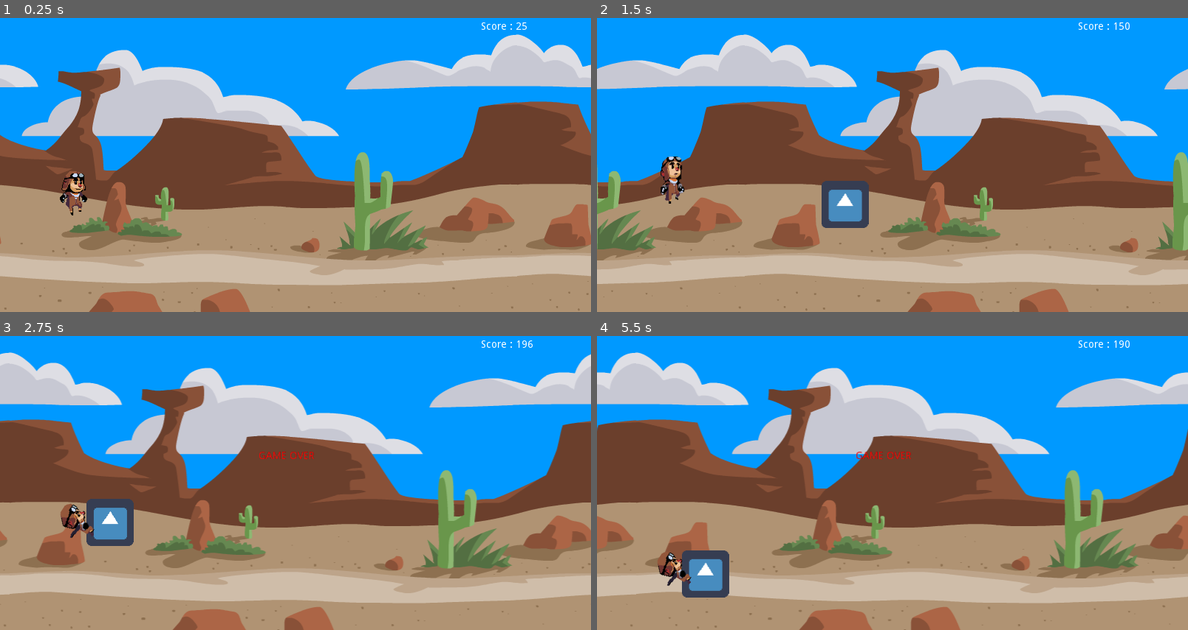
Above: before the commit, frames 1-4 (two rows, left to right).
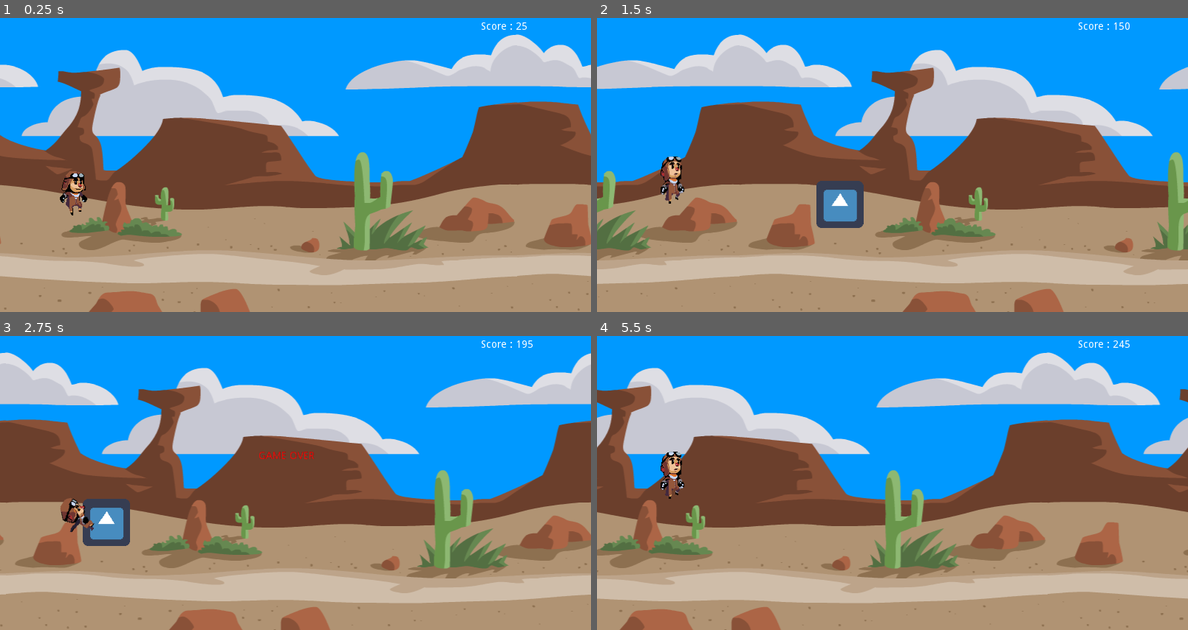
Above: after the commit, the same moments.

Repository: achmaddzaki/dinodron
Game: Godot game, scene res://Dinodron.tscn
Same seed, same stepped clock (60 frames per second), same inputs: the game is played once before the commit and once after it. The engine's default icon, where the game draws it, is replaced by a stand-in: a white triangle on a blue panel in a dark square.
Inputs:
- Up to frame 1 (0.25 s): no input
- Up to frame 2 (1.5 s): hold Up (ui_up) from 0.53 s (still down); tap Space at 0.77 s
- Up to frame 3 (2.75 s): tap Space at 1.52 s; release Up (ui_up) at 2.03 s
- Up to frame 4 (5.5 s): tap Enter at 2.75 s; hold Up (ui_up) 2.78-4.28 s; tap Space at 3.02, 3.77, 4.52 s; hold Up (ui_up) from 5.03 s (still down)

The runs differ from the first frame. In frame 1, 0.2% of the frame differs, in the area x 0-100%, y 6-56%; in frame 2, 8.1%; in frame 3, 6.4%; in frame 4, 53%, in the area x 0-100%, y 1-100%.

Commit message:
# Better running animation

Diff:
--- a/Dinodron.tscn
+++ b/Dinodron.tscn
@@ -88,7 +88,6 @@
 max_lines_visible = 1
 
 [node name="KinematicBody2D" type="KinematicBody2D" parent="."]
-editor/display_folded = true
 position = Vector2( 101.117, 178.918 )
 z_index = 1
 collision_layer = 0
@@ -127,7 +126,7 @@
 modulate = Color( 0.592157, 0.980392, 1, 1 )
 frames = SubResource( 2 )
 animation = "Run"
-frame = 3
+frame = 4
 playing = true
 
 [node name="background" type="Node" parent="."]
--- a/KinematicBody2D.gd
+++ b/KinematicBody2D.gd
@@ -4,8 +4,18 @@
 const jump_high = 700
 var currentposition = Vector2()
 
+var needscaled = true
+
 func _physics_process(delta):
 	currentposition.y += gravity
+	currentposition.x = 0
+	if(needscaled):
+		if(get_node("..").speed > 800):
+			$AnimatedSprite.set_speed_scale(2)
+			needscaled = false
+		elif(get_node("..").speed > 600):
+			$AnimatedSprite.set_speed_scale(1.5)
+
 	if(is_on_floor()):
 		$AnimatedSprite.play("Run")
 		if(Input.is_action_pressed("ui_up")):
--- a/bgslider.gd
+++ b/bgslider.gd
@@ -4,7 +4,7 @@
 var obstacles = Array()
 var moving_obstacles = Array()
 const bg_width = 800
-const speed = 400
+var speed = 400
 var gameover = false
 
 func setgameover():
@@ -17,6 +17,7 @@
 	pass
 
 func _process(delta):
+	speed += 0.1
 	if(!gameover):
 	# Backgrounds
 		for i in range(bgs.size()):
@@ -59,9 +60,14 @@
 				obstacle.set_position(vctr)
 			moving_obstacles.clear()
 			gameover = false
-			get_node("KinematicBody2D").set_physics_process(true)
-			get_node("KinematicBody2D/AnimatedSprite").rotate(1)
+			var player = get_node("KinematicBody2D")
+			player.set_physics_process(true)
+			player.needscaled = true
+			var playeranimation = get_node("KinematicBody2D/AnimatedSprite")
+			playeranimation.rotate(1)
+			playeranimation.set_speed_scale(1)
 			get_node("LabelContainer").visible = false
 			get_node("RichTextLabel").set_process(true)
 			get_node("RichTextLabel").score = 0
+			speed = 400
 	pass
